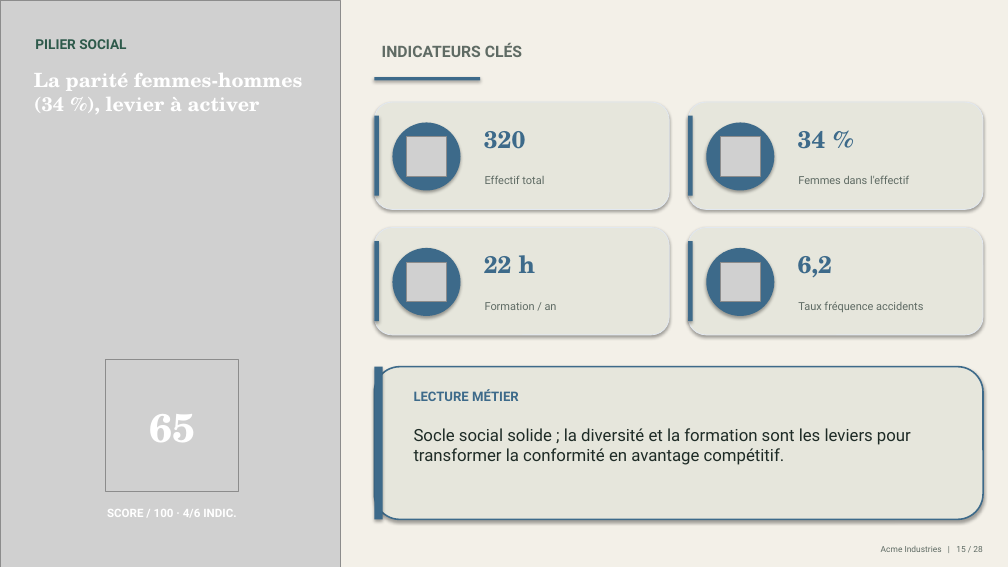
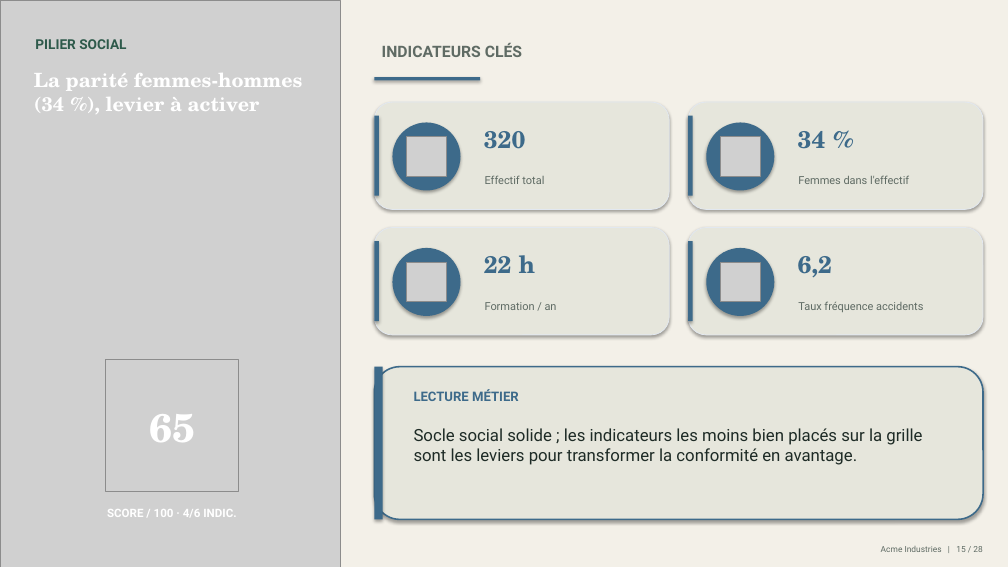
Before and after one commit to mehdiarrais-bot/Ethereal-ESG, a slide deck: slide 15 of examples/Presentation.pptx. Drawn at 1008x567 pixels with LibreOffice and Linux fonts; fonts in the diff are those of the drawing; grey boxes stand for pictures. Boxes give left, top, right and bottom in pixels: in the first picture for what was removed or moved away, otherwise in the second. Text is boxed around its words. In the diff, an @@ line names an element or a change of style, - is before the commit and + after.

```diff
--- a/examples/Presentation.pptx
+++ b/examples/Presentation.pptx
@@ text at (x1=414, y1=428, x2=922, y2=465): text changed @@
-Socle social solide ; la diversité et la formation sont les leviers pour transformer la conformité en avantage compétitif.
+Socle social solide ; les indicateurs les moins bien placés sur la grille sont les leviers pour transformer la conformité en avantage.
```
Also in this commit, not shown: 2 other slides changed, 12 other files.
